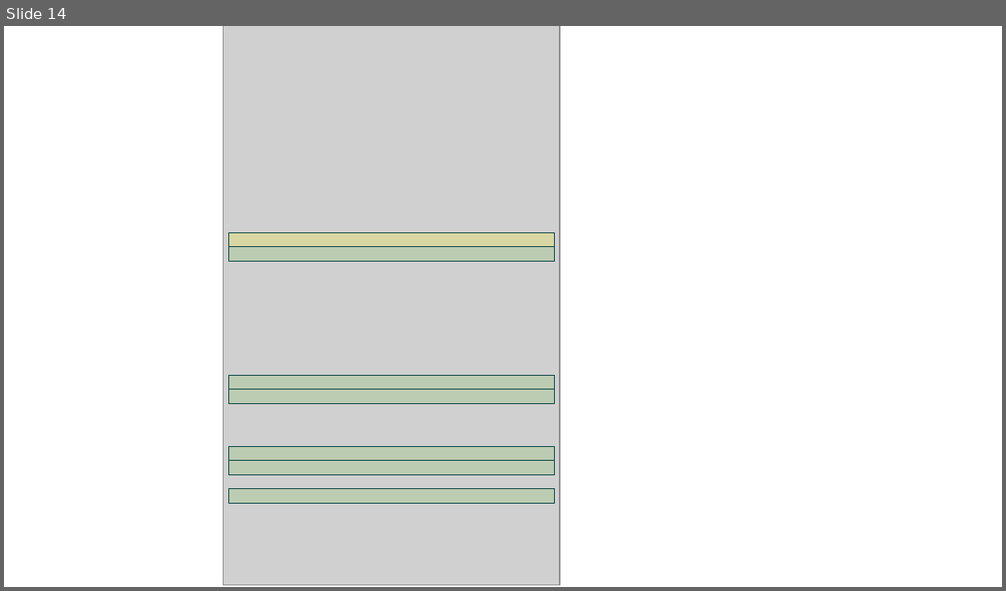
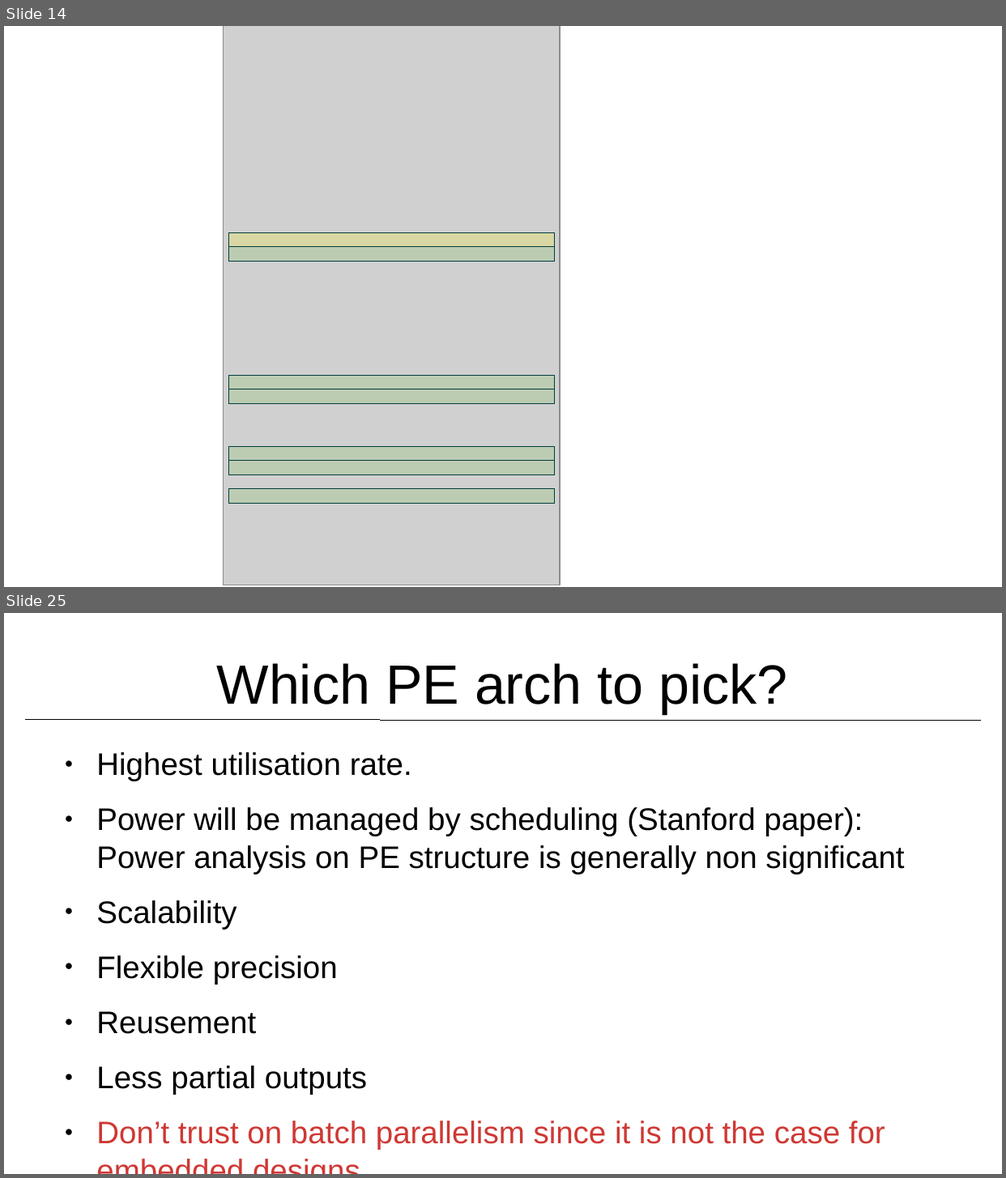
Before and after one commit to raminrasoulinezhad/MLBlocks, a slide deck: presentations/Idea.odp. Shown one above the other, each under a label of ours: slide 14 before the commit, slides 14 and 25 after it; the slides between them are not shown. The pictures are 1006x591 and 1006x1178 pixels, drawn with LibreOffice and Linux fonts; fonts in the diff are those of the drawing; grey boxes stand for pictures. Boxes give left, top, right and bottom in pixels: in the first picture for what was removed or moved away, otherwise in the second. Text is boxed around its words. In the diff, an @@ line names an element or a change of style, - is before the commit and + after.

Commit message:
papers are summerized

```diff
--- a/presentations/Idea.odp
+++ b/presentations/Idea.odp
@@ slide 25 added at (4, 613, 1002, 1174), background #FFFFFF @@
@@ title added at (217, 663, 788, 714), 44 pt, text #000000 @@
+Which PE arch to pick?
@@ line added from (26, 720) to (981, 720), #000000 0 pt @@
@@ text added at (96, 752, 904, 1150), 24.8 pt, text #000000 @@
+● Highest utilisation rate.
+● Power will be managed by scheduling (Stanford paper): Power analysis on PE structure is generally non significant
+● Scalability
+● Flexible precision
+● Reusement
+● Less partial outputs
+● Don’t trust on batch parallelism since it is not the case for embedded designs
+● Limited number of multipliers
```
Also in this commit, not shown: 13 other slides added.
